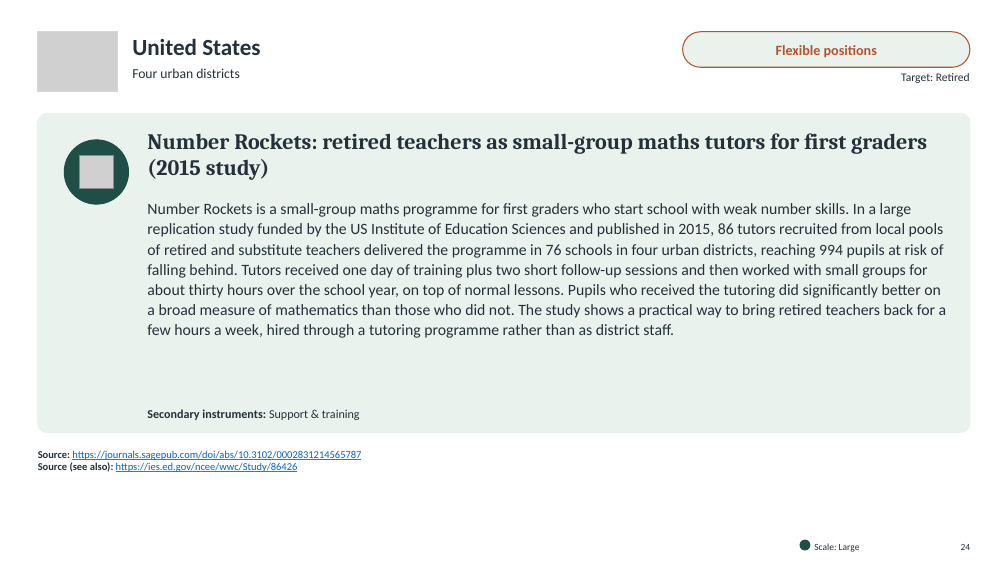
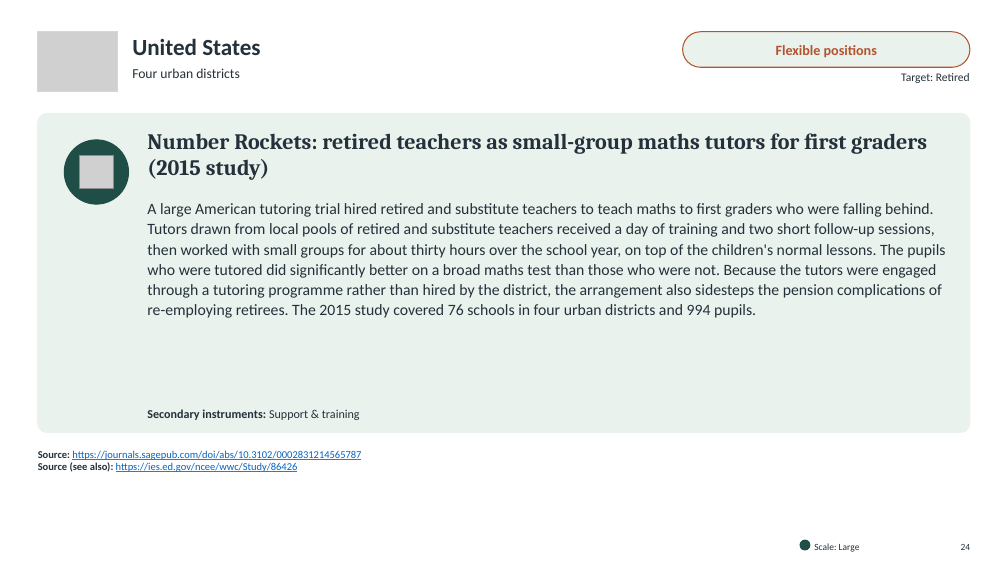
Before and after one commit to jedr1-ship-it/Alternative-Pathways----Quant, a slide deck: slide 24 of policies/Re-attracting_Former_Teachers.pptx. Drawn at 1008x567 pixels with LibreOffice and Linux fonts; fonts in the diff are those of the drawing; grey boxes stand for pictures. Boxes give left, top, right and bottom in pixels: in the first picture for what was removed or moved away, otherwise in the second. Text is boxed around its words. In the diff, an @@ line names an element or a change of style, - is before the commit and + after.

```diff
--- a/policies/Re-attracting_Former_Teachers.pptx
+++ b/policies/Re-attracting_Former_Teachers.pptx
@@ text at box(147, 203, 945, 318): text changed @@
-Number Rockets is a small-group maths programme for first graders who start school with weak number skills. In a large replication study funded by the US Institute of Education Sciences and published in 2015, 86 tutors recruited from local pools of retired and substitute teachers delivered the programme in 76 schools in four urban districts, reaching 994 pupils at risk of falling behind. Tutors received one day of training plus two short follow-up sessions and then worked with small groups for about thirty hours over the school year, on top of normal lessons. Pupils who received the tutoring did significantly better on a broad measure of mathematics than those who did not. The study shows a practical way to bring retired teachers back for a few hours a week, hired through a tutoring programme rather than as district staff.
+A large American tutoring trial hired retired and substitute teachers to teach maths to first graders who were falling behind. Tutors drawn from local pools of retired and substitute teachers received a day of training and two short follow-up sessions, then worked with small groups for about thirty hours over the school year, on top of the children's normal lessons. The pupils who were tutored did significantly better on a broad maths test than those who were not. Because the tutors were engaged through a tutoring programme rather than hired by the district, the arrangement also sidesteps the pension complications of re-employing retirees. The 2015 study covered 76 schools in four urban districts and 994 pupils.
```
Also in this commit, not shown: 29 other slides changed, 5 other files.
